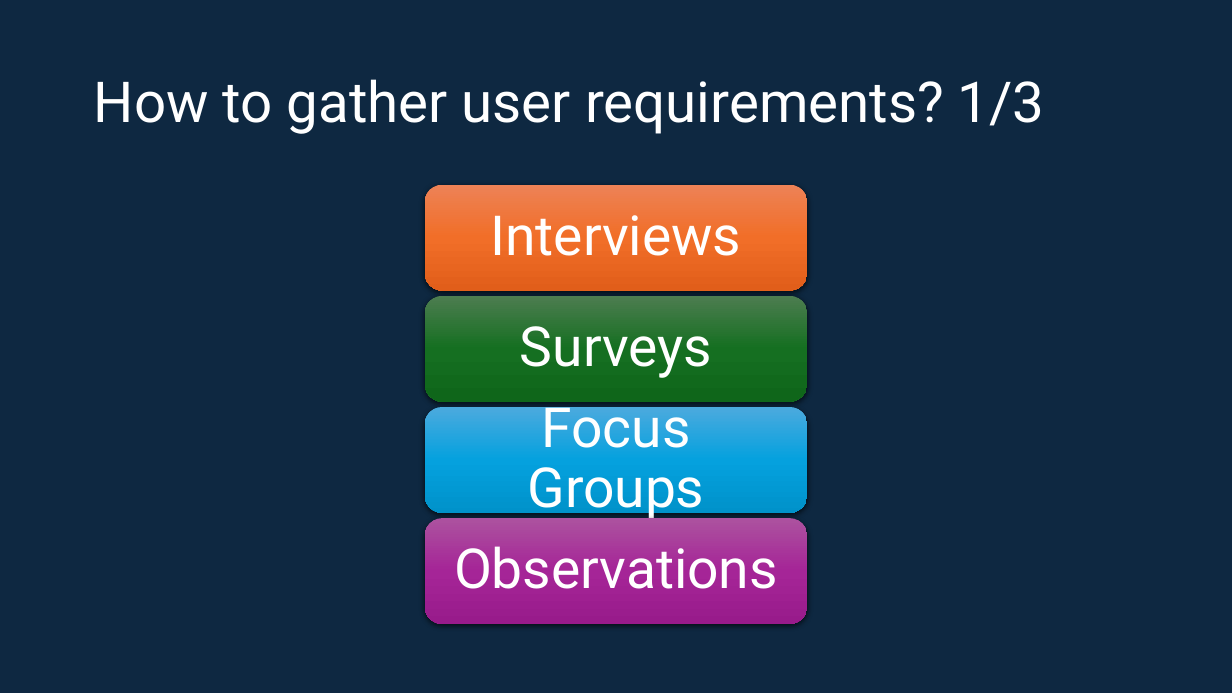
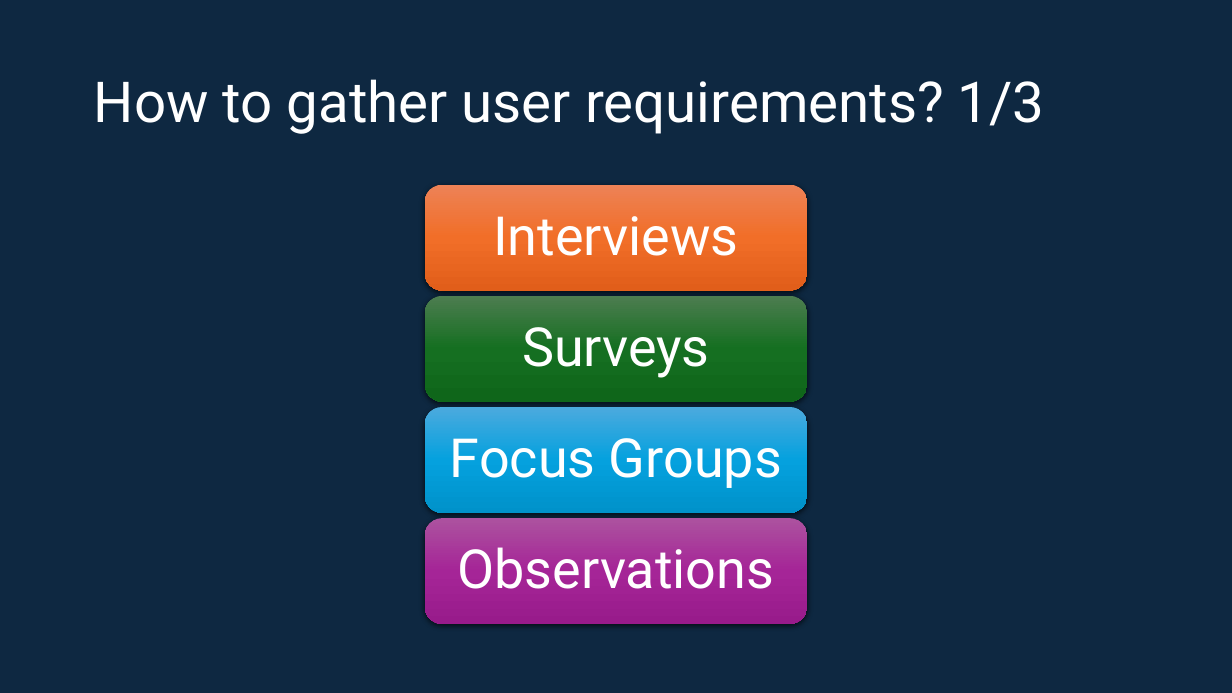
Before and after one commit to mrobbeloth/Lectures, a slide deck: slide 14 of SoftwareEngineering/User Requirements.pptx. Drawn at 1232x693 pixels with LibreOffice and Linux fonts; fonts in the diff are those of the drawing; background and template pictures are left out. Boxes give left, top, right and bottom in pixels: in the first picture for what was removed or moved away, otherwise in the second. Text is boxed around its words. In the diff, an @@ line names an element or a change of style, - is before the commit and + after.

```diff
--- a/SoftwareEngineering/User Requirements.pptx
+++ b/SoftwareEngineering/User Requirements.pptx
@@ size 43 to 42 pt in 4 elements at [493, 216, 738, 256], [522, 327, 710, 378], [450, 438, 782, 488], [458, 547, 774, 589] @@
```
Also in this commit, not shown: 1 slide added, 2 other files.
